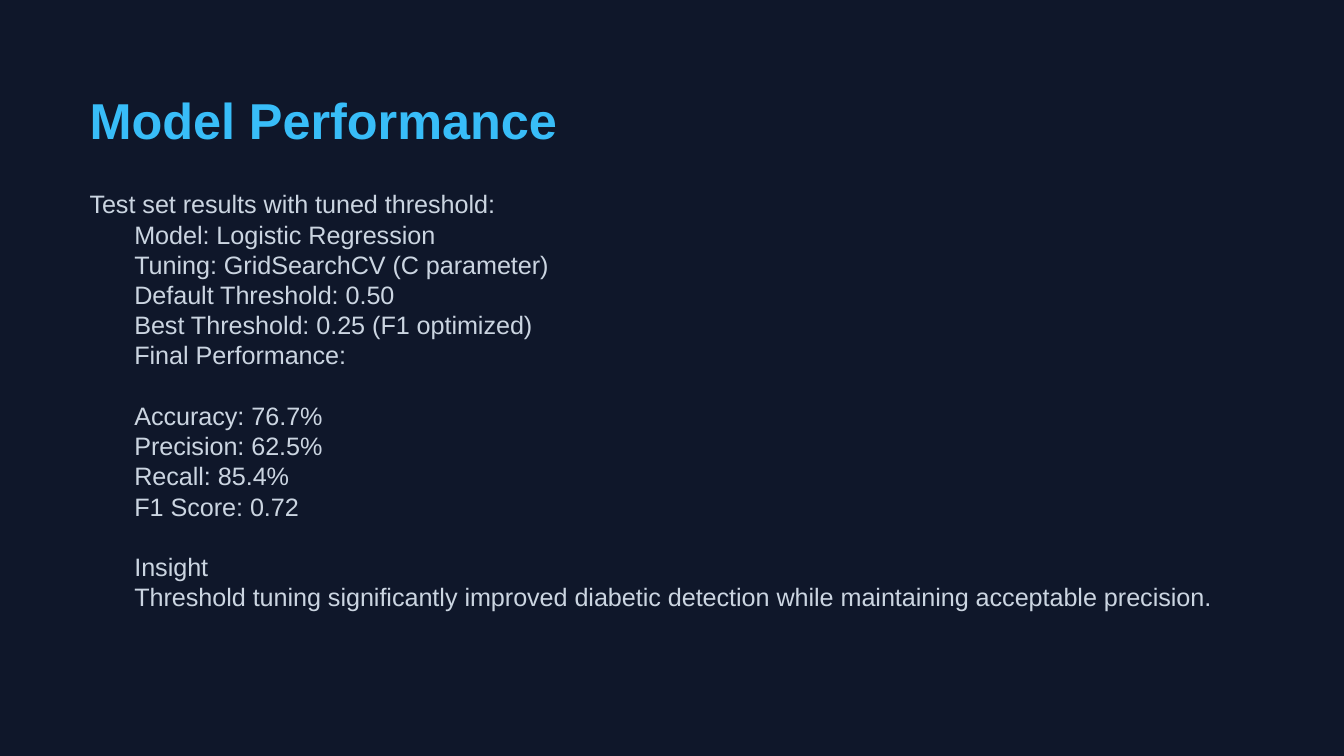
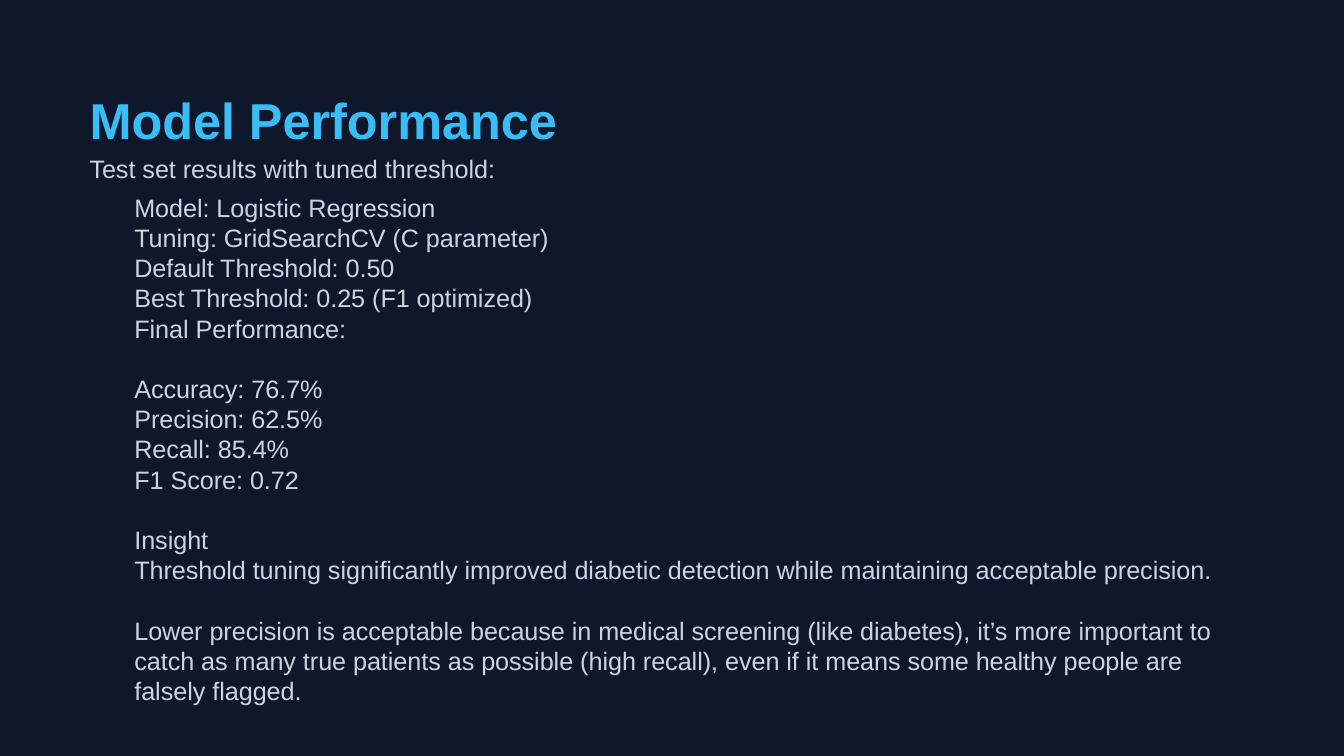
Before and after one commit to RealHaroon/Artificial-Intelligence-Labs, a slide deck: slide 8 of Diabetes Diagnostic Tool/Diabetes Prediction.pptx. Drawn at 1344x756 pixels with LibreOffice and Linux fonts; fonts in the diff are those of the drawing. Boxes give left, top, right and bottom in pixels: in the first picture for what was removed or moved away, otherwise in the second. Text is boxed around its words. In the diff, an @@ line names an element or a change of style, - is before the commit and + after.

```diff
--- a/Diabetes Diagnostic Tool/Diabetes Prediction.pptx
+++ b/Diabetes Diagnostic Tool/Diabetes Prediction.pptx
@@ text "Test set results with tuned ...": place and size @@
-text "Test set results with tuned ..." at <box>90,194,495,214</box>
+text "Test set results with tuned ..." at <box>90,159,495,179</box>
@@ text "Model: Logistic Regression Tuning: GridSearchCV ...": place and size @@
-text "Model: Logistic Regression Tuning: GridSearchCV ..." at <box>134,225,1211,612</box>
+text "Model: Logistic Regression Tuning: GridSearchCV ..." at <box>134,198,1211,705</box>
@@ text at <box>134,621,1211,705</box>: paragraph added @@
+Lower precision is acceptable because in medical screening (like diabetes), it’s more important to catch as many true patients as possible (high recall), even if it means some healthy people are falsely flagged.
```
Also in this commit, not shown: 3 other files.
